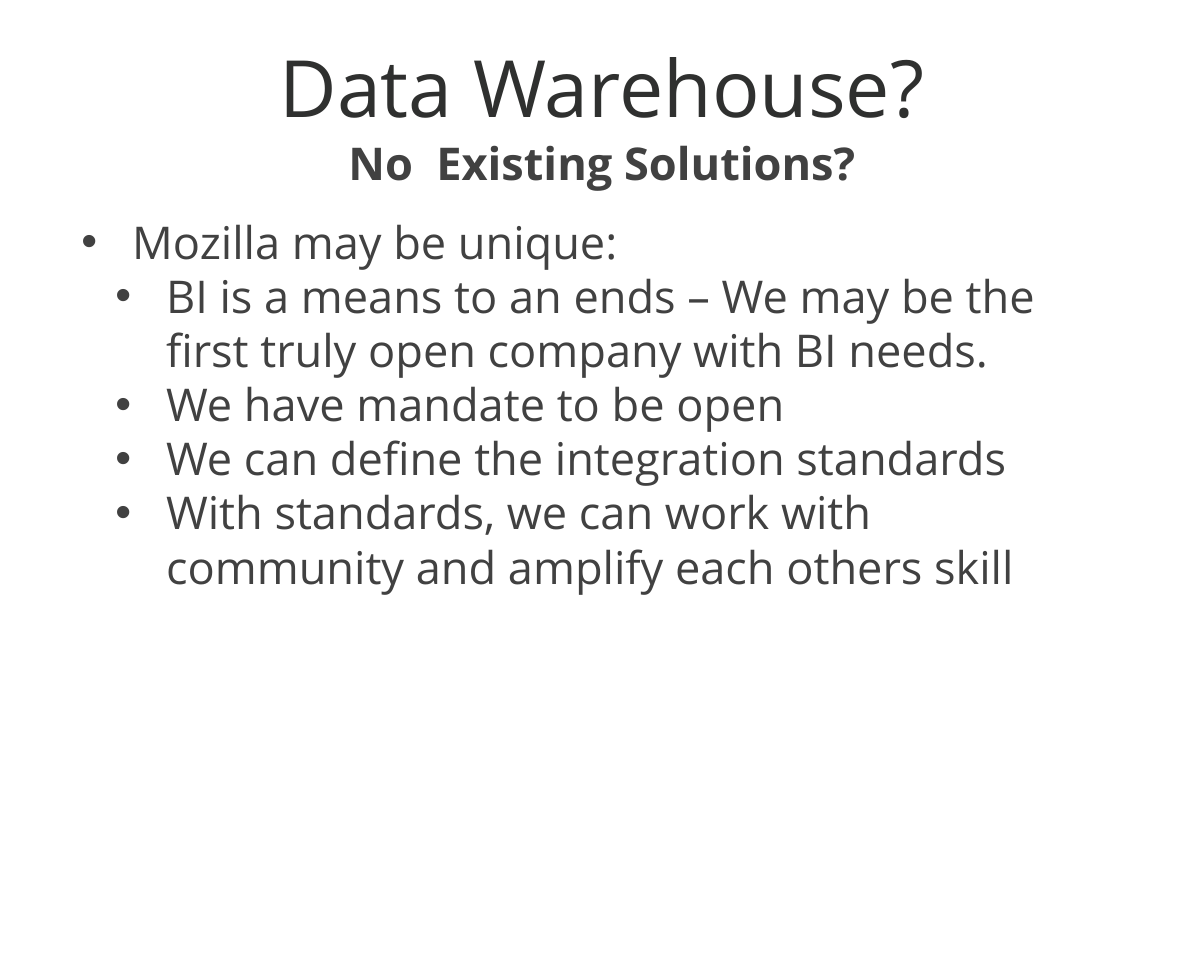
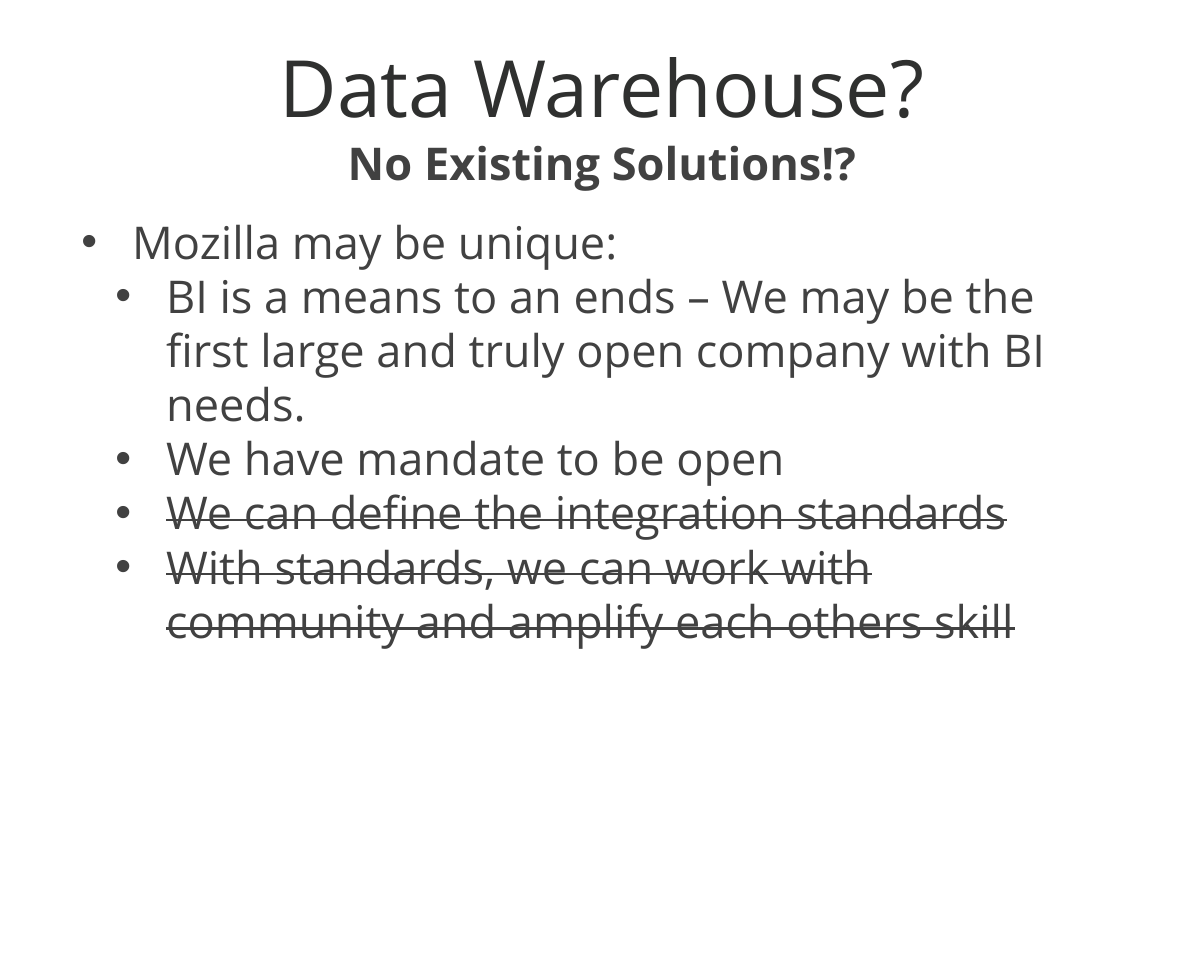
Before and after one commit to klahnakoski/Qb, a slide deck: slide 35 of docs/Data Warehouse.pptx. Drawn at 1204x963 pixels with LibreOffice and Linux fonts; fonts in the diff are those of the drawing; background and template pictures are left out. Boxes give left, top, right and bottom in pixels: in the first picture for what was removed or moved away, otherwise in the second. Text is boxed around its words. In the diff, an @@ line names an element or a change of style, - is before the commit and + after.

```diff
--- a/docs/Data Warehouse.pptx
+++ b/docs/Data Warehouse.pptx
@@ text at (348,145,856,191): text changed @@
-No Existing Solutions?
+No Existing Solutions!?
@@ text at (166,278,1045,422): text changed @@
-  • BI is a means to an ends – We may be the first truly open company with BI needs.
+  • BI is a means to an ends – We may be the first large and truly open company with BI needs.
@@ text at (166,494,1013,649): strikethrough on in "We can define the integration standards", "With standards, we can work with community ..." @@
```
Also in this commit, not shown: 22 other slides changed, 1 slide added, 2 slides removed, 3 other files.
